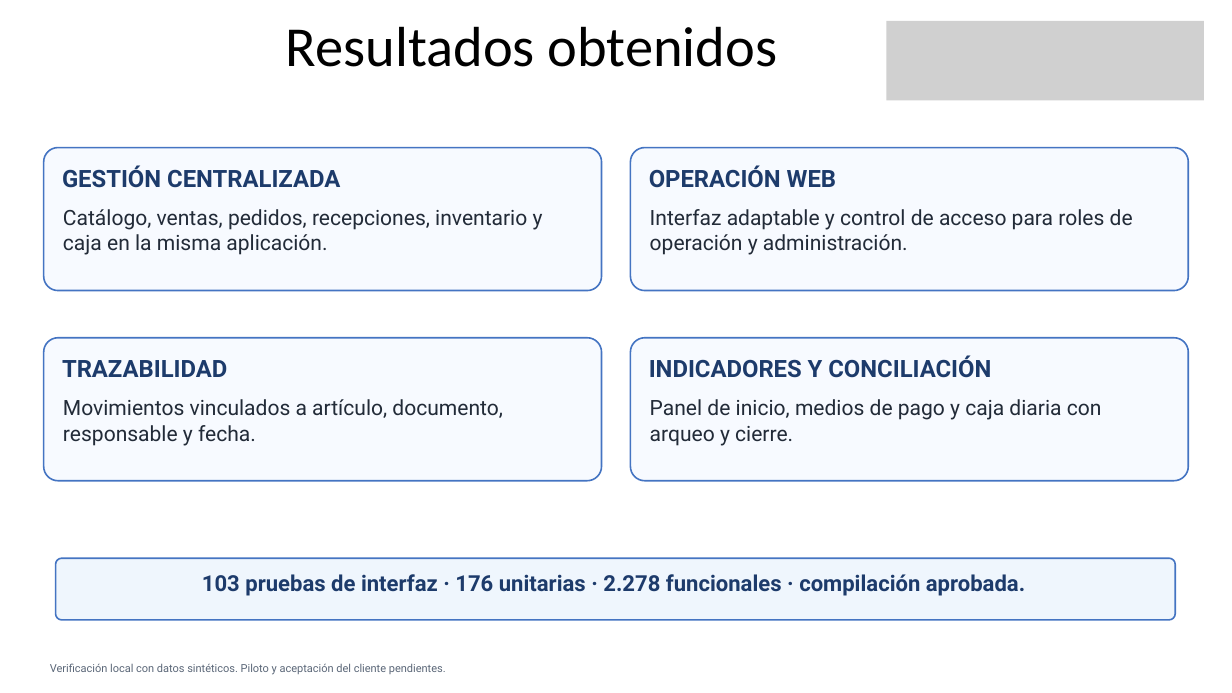
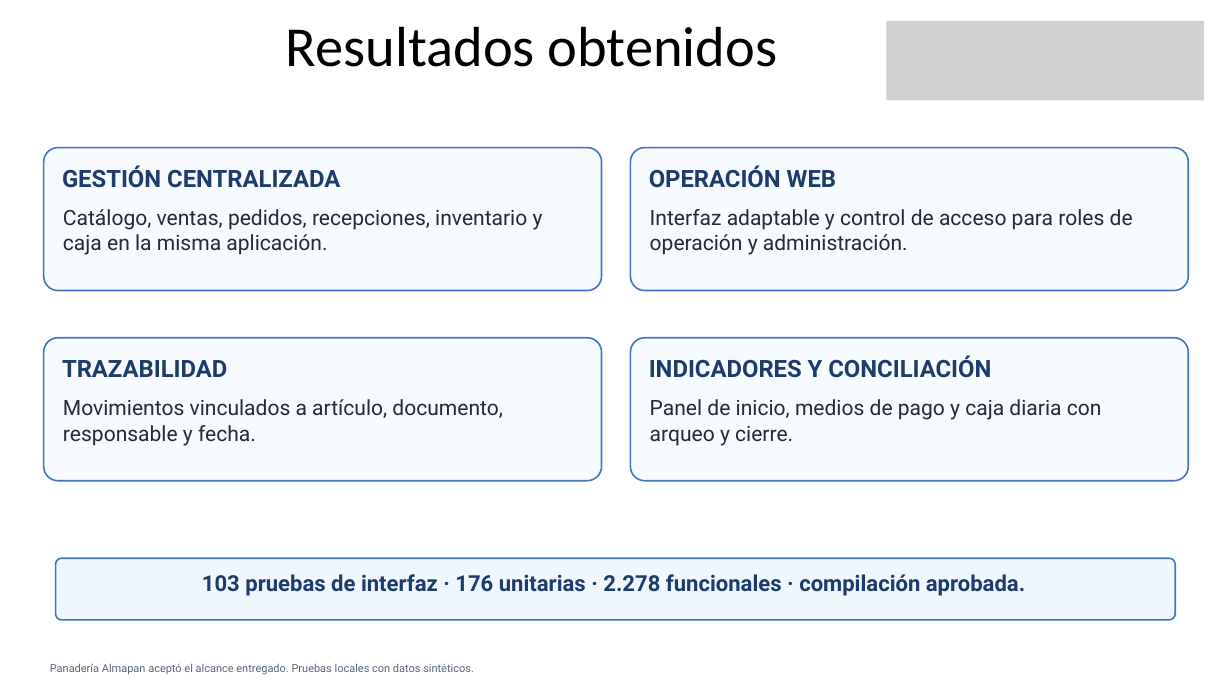
Before and after one commit to Rafa3lPereira/capstone-2026, a slide deck: slide 15 of FASE 3/Evidencias Grupales/Presentacion_Final_Capstone_PanGestion_Fase3.pptx. Drawn at 1232x693 pixels with LibreOffice and Linux fonts; fonts in the diff are those of the drawing; grey boxes stand for pictures. Boxes give left, top, right and bottom in pixels: in the first picture for what was removed or moved away, otherwise in the second. Text is boxed around its words. In the diff, an @@ line names an element or a change of style, - is before the commit and + after.

```diff
--- a/FASE 3/Evidencias Grupales/Presentacion_Final_Capstone_PanGestion_Fase3.pptx
+++ b/FASE 3/Evidencias Grupales/Presentacion_Final_Capstone_PanGestion_Fase3.pptx
@@ text at (50,663,474,674): text changed @@
-Verificación local con datos sintéticos. Piloto y aceptación del cliente pendientes.
+Panadería Almapan aceptó el alcance entregado. Pruebas locales con datos sintéticos.
```
Also in this commit, not shown: 2 other slides changed, 2 slides added, 2 slides removed, 24 other files.
